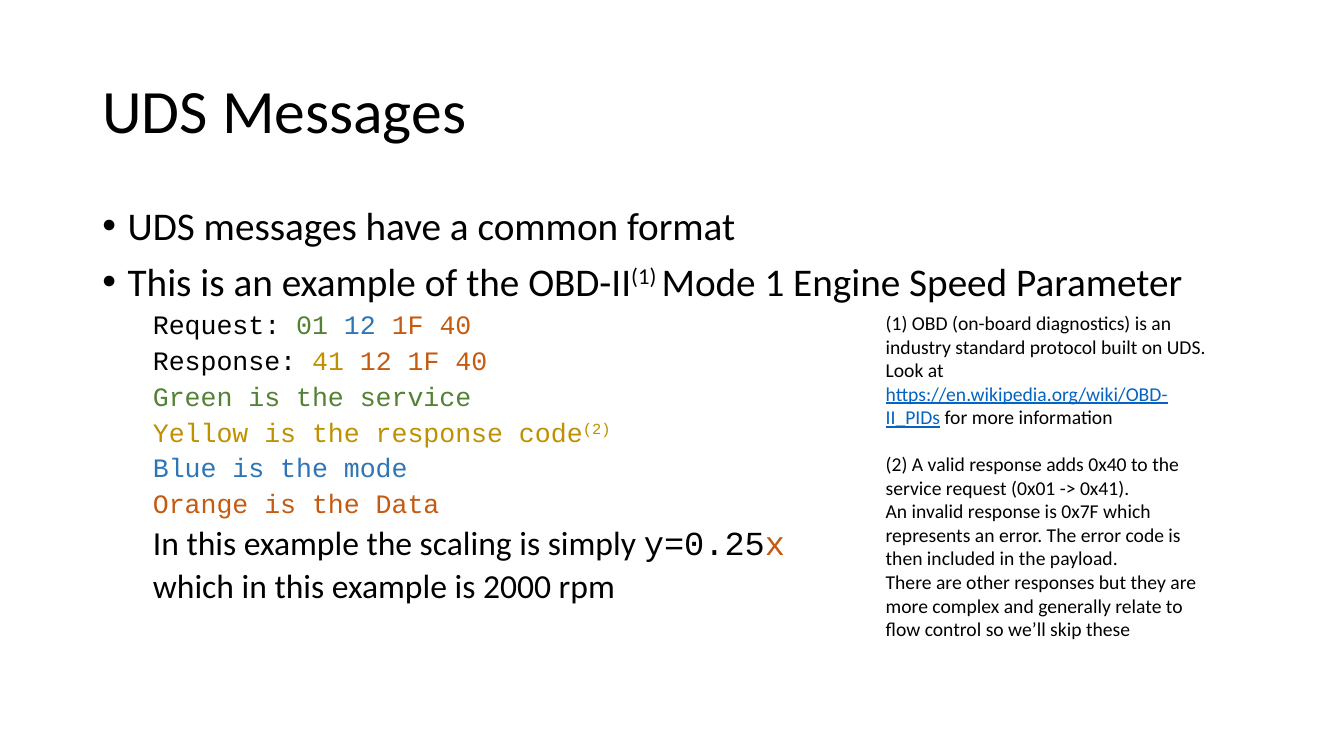
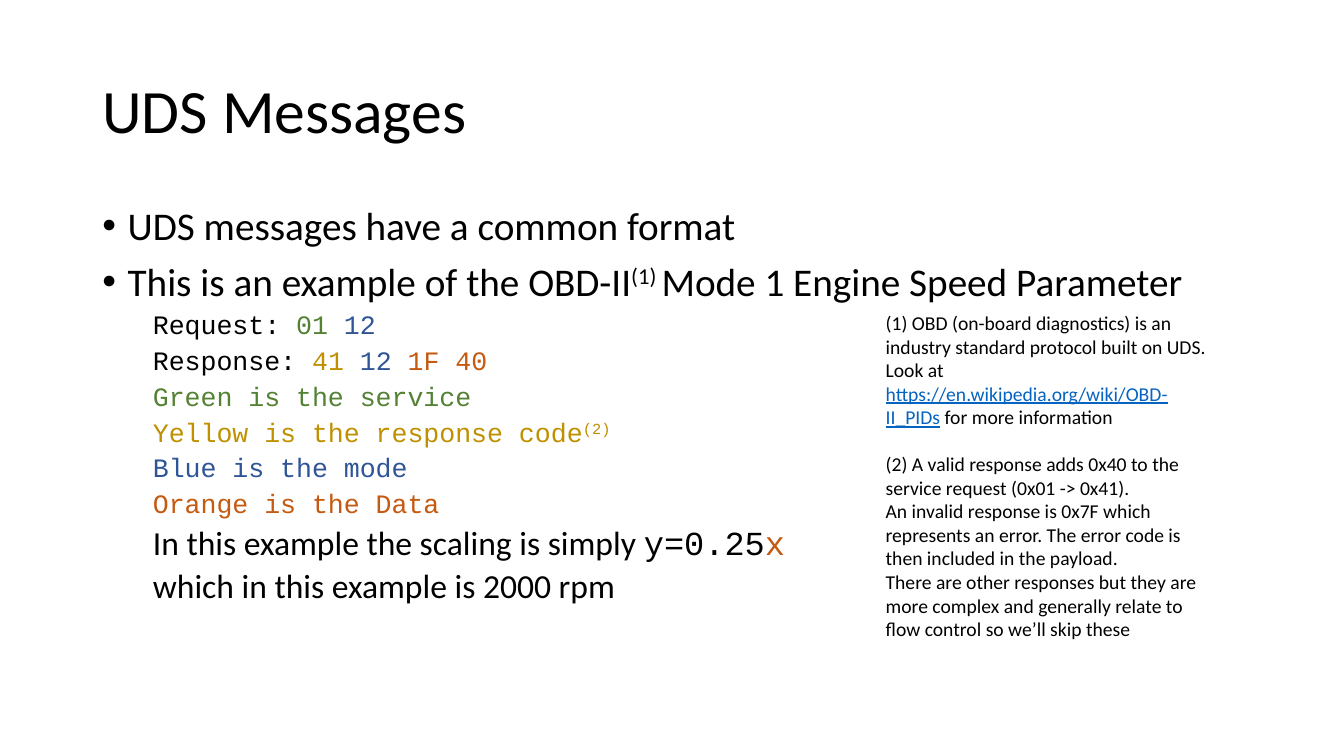
Before and after one commit to richClubb/python-uds, a slide deck: slide 9 of docs/presentations/PythonUDS.pptx. Drawn at 1344x756 pixels with LibreOffice and Linux fonts; fonts in the diff are those of the drawing. Boxes give left, top, right and bottom in pixels: in the first picture for what was removed or moved away, otherwise in the second. Text is boxed around its words. In the diff, an @@ line names an element or a change of style, - is before the commit and + after.

```diff
--- a/docs/presentations/PythonUDS.pptx
+++ b/docs/presentations/PythonUDS.pptx
@@ text at (153,316,376,340): text changed @@
-  Request: 01 12 1F 40
+  Request: 01 12
@@ text at (153,352,487,478): text colour #C55A11 to #2F5597 in "12"; text colour #2E75B6 to #2F5597 in "Blue is the mode" @@
```
Also in this commit, not shown: 4 other slides changed, 1 slide added.
